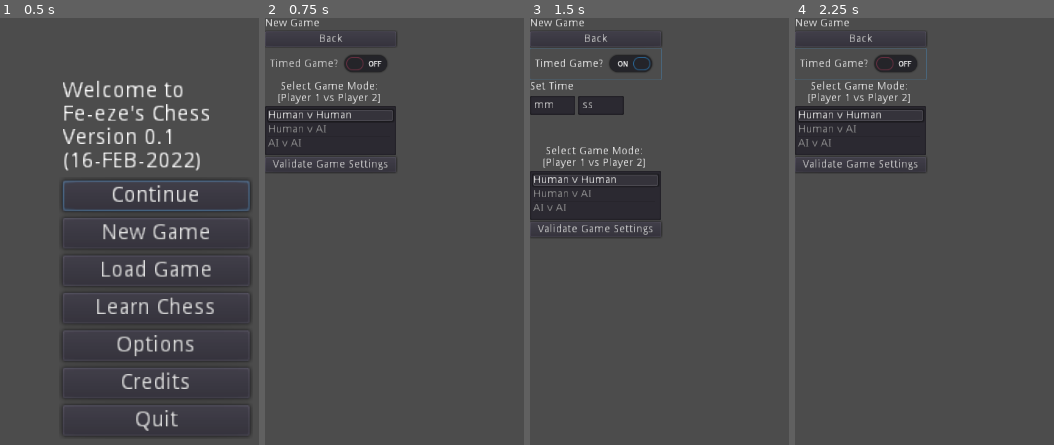
Above: before the commit, frames 1-4 (left to right).
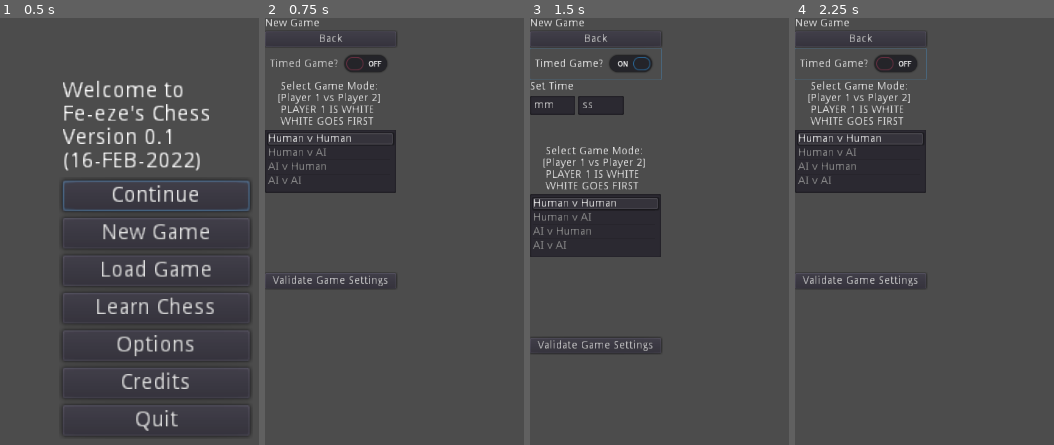
Above: after the commit, the same moments.

Repository: Fe-eze/Chess_Take5_repo
Game: Godot game, scene res://MainMenu.tscn
The game is run twice, just before and just after one commit, with the same random seed, the same clock (stepped at 60 frames per second) and the same inputs. The project has no main scene, so this scene is started directly.
Inputs:
- Up to frame 1 (0.5 s): no input
- Up to frame 2 (0.75 s): click "New Game" at 0.5 s
- Up to frame 3 (1.5 s): click "Timed Game?" at 1.25 s
- Up to frame 4 (2.25 s): click "Timed Game?" at 2 s

Frame 1 is identical in both runs. In frame 2, 6.5% of the frame differs, in the area x 0-51%, y 20-64%; in frame 3, 6.5%, in the area x 0-51%, y 35-79%; in frame 4, 6.5%.

Commit message:
Removed art files Right now, the main menu is in progress Timed game option is done Loading of database is done for now pending full db implementation

Diff:
--- a/NewGameSubMenu.gd
+++ b/NewGameSubMenu.gd
@@ -3,21 +3,18 @@
 const MAX_SECONDS_IN_A_MINUTE = 60
 
 # Declare member variables here. Examples:
-var ListContents = ["Human v Human", "Human v AI", "AI v AI"]
-var HumanPlayerDatabase = ["Nachi", "Deni", "Fe-eze"]# TODO change and implement proper database
+# TODO create function that does player types/ player labels generation
+var PlayerTypes = ["Human", "AI"]
+var PlayerLabels = []
+
+var HumanPlayerDatabase = ["Nachi", "Deni", "Fe-eze"] # TODO change and implement proper database
+var AIPlayerDatabase = ["Kasparovina", "Alexei", "Schultz", "Femi", "Uche"] # TODO change and implement proper database
 var isGameTimed = false
 var TurnTime = [0, 0]
-var Player1 = ""
-var Player2 = ""
 var ValidationMessage = ""
 
 # Called when the node enters the scene tree for the first time.
 func _ready():
-	for ItemID in range(ListContents.size()):
-		$VBoxContainer/PlayerOptions.add_item(ListContents[ItemID],null,true)
-
-	$VBoxContainer/PlayerOptions.select(0,true)
-
 	$VBoxContainer/ValidateButton.connect("pressed",self,"ReportListItem")
 
 
@@ -84,6 +81,15 @@
 		$VBoxContainer/TimerSettingsContainer/SSValidationLabel.self_modulate = Color( 1, 0, 0, 1 )
 		$VBoxContainer/TimerSettingsContainer/SSValidationLabel.set_text(str(SecondValidation))
 
+# Load the Four game options into the screen
+func _on_PlayerOptions_ready():
+	# TODO remove nested for loop
+	for i in range(PlayerTypes.size()):
+		for j in range(PlayerTypes.size()):
+			PlayerLabels.append([PlayerTypes[i], PlayerTypes[j]]) # put into this array so it can be called easily later
+			$VBoxContainer/PlayerOptions.add_item(PlayerTypes[i] + " v " + PlayerTypes[j],null,true) # display p1 vs p2 as text to the menu screen
+	$VBoxContainer/PlayerOptions.select(0,true)
+
 
 # TODO implement this
 # when player has selected a game mode,
@@ -94,9 +100,50 @@
 	# If Human v human is selected, the two textboxes that show up will load as
 	# Player1 "Human"
 	# Player2 "Human"
-	if index == ListContents[0]:
-		pass
-	elif index == ListContents[1]:
-		pass
-	elif index == ListContents[2]:
-		pass
+
+	# Display the menu labels for Player 1 and Player 2 (as selected by the user)
+	$VBoxContainer/PlayerSelectorContainer/Player1SelectorLabel.set_text("SELECT PLAYER 1 [" + str(PlayerLabels[index][0]) + "]")
+	$VBoxContainer/PlayerSelectorContainer/Player2SelectorLabel.set_text("SELECT PLAYER 2 [" + str(PlayerLabels[index][1]) + "]")
+
+	# TODO, Need to refactor this! (LOTS OF REPETITIVE CODE HERE)
+
+	# Since it is live, delete any database that may have been generated in a previous click
+	delete_children($VBoxContainer/PlayerSelectorContainer/Player1ScrollContainer/Player1SelectorDropdown)
+	delete_children($VBoxContainer/PlayerSelectorContainer/Player2ScrollContainer/Player2SelectorDropdown)
+
+	# Check what player 1 is set as (Human or AI?) and load the corresponding database
+	if PlayerLabels[index][0] == "Human":
+		for i in HumanPlayerDatabase:
+			var button = Button.new()
+			button.text = i
+			#button.connect(pressed, self,
+			$VBoxContainer/PlayerSelectorContainer/Player1ScrollContainer/Player1SelectorDropdown.add_child(button)
+	else:
+		for i in AIPlayerDatabase:
+			var button = Button.new()
+			button.text = i
+			#button.connect(pressed, self,
+			$VBoxContainer/PlayerSelectorContainer/Player1ScrollContainer/Player1SelectorDropdown.add_child(button)
+
+	# check what player 2 is set as, and load the corresponding database
+	if PlayerLabels[index][1] == "Human":
+		for i in HumanPlayerDatabase:
+			var button = Button.new()
+			button.text = i
+			#button.connect(pressed, self,
+			$VBoxContainer/PlayerSelectorContainer/Player2ScrollContainer/Player2SelectorDropdown.add_child(button)
+	else:
+		for i in AIPlayerDatabase:
+			var button = Button.new()
+			button.text = i
+			#button.connect(pressed, self,
+			$VBoxContainer/PlayerSelectorContainer/Player2ScrollContainer/Player2SelectorDropdown.add_child(button)
+
+static func delete_children(node):
+	for n in node.get_children():
+		node.remove_child(n)
+		n.queue_free()
+
+#func _on_Player1SelectorDropdown_ready():
+#	index = _on_PlayerOptions_item_selected()
+#	if index[0]
--- a/NewGameSubMenu.tscn
+++ b/NewGameSubMenu.tscn
@@ -83,24 +83,74 @@
 [node name="PlayerOptionsLabel" type="RichTextLabel" parent="VBoxContainer"]
 margin_top = 81.0
 margin_right = 168.0
-margin_bottom = 111.0
+margin_bottom = 141.0
 text = "     Select Game Mode:
-    [Player 1 vs Player 2]"
+    [Player 1 vs Player 2]
+	 PLAYER 1 IS WHITE
+	 WHITE GOES FIRST"
 fit_content_height = true
 
 [node name="PlayerOptions" type="ItemList" parent="VBoxContainer"]
-margin_top = 113.0
+margin_top = 143.0
 margin_right = 168.0
-margin_bottom = 122.0
+margin_bottom = 152.0
 auto_height = true
 __meta__ = {
 "_editor_description_": ""
 }
 
+[node name="PlayerSelectorContainer" type="GridContainer" parent="VBoxContainer"]
+margin_top = 154.0
+margin_right = 168.0
+margin_bottom = 253.0
+size_flags_horizontal = 3
+size_flags_vertical = 3
+columns = 2
+
+[node name="Player1SelectorLabel" type="RichTextLabel" parent="VBoxContainer/PlayerSelectorContainer"]
+margin_right = 82.0
+margin_bottom = 15.0
+size_flags_horizontal = 3
+fit_content_height = true
+
+[node name="Player2SelectorLabel" type="RichTextLabel" parent="VBoxContainer/PlayerSelectorContainer"]
+margin_left = 86.0
+margin_right = 168.0
+margin_bottom = 15.0
+size_flags_horizontal = 3
+fit_content_height = true
+
+[node name="Player1ScrollContainer" type="ScrollContainer" parent="VBoxContainer/PlayerSelectorContainer"]
+margin_top = 19.0
+margin_right = 82.0
+margin_bottom = 99.0
+rect_min_size = Vector2( 0, 80 )
+size_flags_horizontal = 3
+
+[node name="Player1SelectorDropdown" type="VBoxContainer" parent="VBoxContainer/PlayerSelectorContainer/Player1ScrollContainer"]
+margin_right = 82.0
+margin_bottom = 80.0
+size_flags_horizontal = 3
+size_flags_vertical = 3
+
+[node name="Player2ScrollContainer" type="ScrollContainer" parent="VBoxContainer/PlayerSelectorContainer"]
+margin_left = 86.0
+margin_top = 19.0
+margin_right = 168.0
+margin_bottom = 99.0
+rect_min_size = Vector2( 0, 80 )
+
+[node name="Player2SelectorDropdown" type="VBoxContainer" parent="VBoxContainer/PlayerSelectorContainer/Player2ScrollContainer"]
+margin_right = 82.0
+margin_bottom = 80.0
+rect_min_size = Vector2( 0, 30 )
+size_flags_horizontal = 3
+size_flags_vertical = 3
+
 [node name="ValidateButton" type="Button" parent="VBoxContainer"]
-margin_top = 124.0
+margin_top = 255.0
 margin_right = 168.0
-margin_bottom = 144.0
+margin_bottom = 275.0
 text = "Validate Game Settings"
 
 [connection signal="pressed" from="VBoxContainer/BackButton" to="." method="_on_BackButton_pressed"]
@@ -108,3 +158,5 @@
 [connection signal="text_changed" from="VBoxContainer/TimerSettingsContainer/HourAndMinuteSettings/MinuteSetting" to="." method="_on_MinuteSetting_text_changed"]
 [connection signal="text_changed" from="VBoxContainer/TimerSettingsContainer/HourAndMinuteSettings/SecondSetting" to="." method="_on_SecondSetting_text_changed"]
 [connection signal="item_selected" from="VBoxContainer/PlayerOptions" to="." method="_on_PlayerOptions_item_selected"]
+[connection signal="ready" from="VBoxContainer/PlayerOptions" to="." method="_on_PlayerOptions_ready"]
+[connection signal="ready" from="VBoxContainer/PlayerSelectorContainer/Player1ScrollContainer/Player1SelectorDropdown" to="." method="_on_Player1SelectorDropdown_ready"]
Binary file removed: art_assets/MenuTextButtons/MenuTextButtons-01.png
Not shown, removed: art_assets/MenuTextButtons/MenuTextButtons-01.png.import
Binary file removed: art_assets/MenuTextButtons/MenuTextButtons-02.png
Not shown, removed: art_assets/MenuTextButtons/MenuTextButtons-02.png.import
Binary file removed: art_assets/MenuTextButtons/MenuTextButtons-03.png
Not shown, removed: art_assets/MenuTextButtons/MenuTextButtons-03.png.import
Binary file removed: art_assets/MenuTextButtons/MenuTextButtons-04.png
Not shown, removed: art_assets/MenuTextButtons/MenuTextButtons-04.png.import
Binary file removed: art_assets/MenuTextButtons/MenuTextButtons-05.png
Not shown, removed: art_assets/MenuTextButtons/MenuTextButtons-05.png.import
Binary file removed: art_assets/MenuTextButtons/MenuTextButtons-06.png
Not shown, removed: art_assets/MenuTextButtons/MenuTextButtons-06.png.import
(and 10 more such lines)
